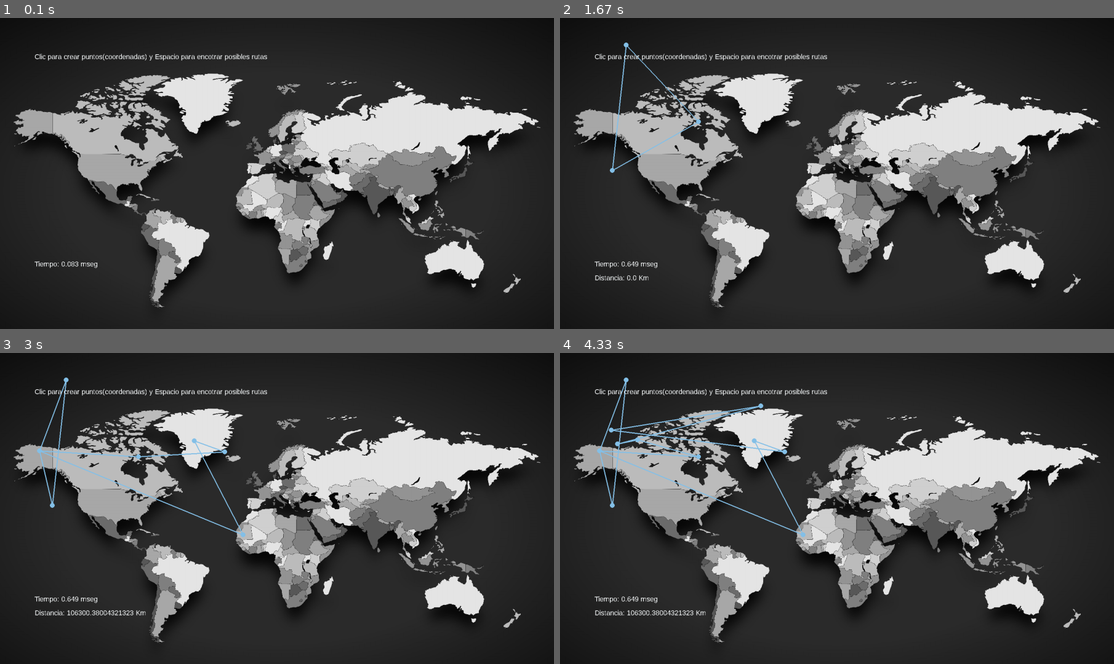
Above: before the commit, frames 1-4 (two rows, left to right).
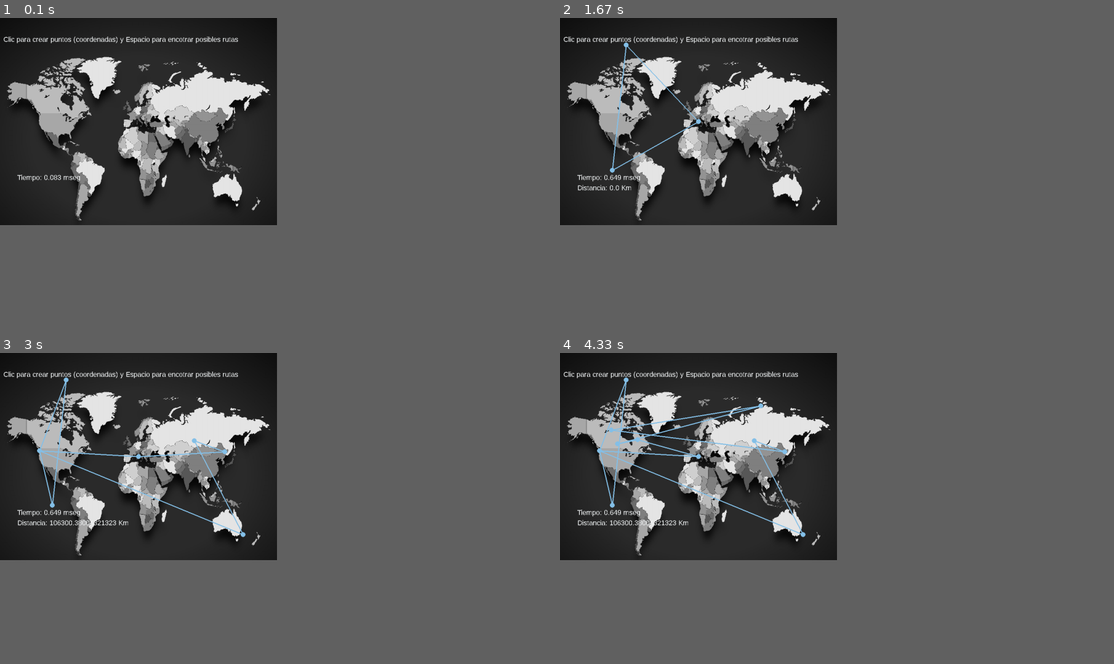
Above: after the commit, the same moments.

Repository: DiegoAlosilla/Simulated-Anneling-Pygame
Game: pygame game, started from main.py
Two runs of this game, one before a commit and one after it. Both use one fixed random seed, a clock stepped at 60 frames per second and the inputs below.
Inputs (mouse positions are in pixels of both pictures, inside the frame that each line leads up to):
- Up to frame 1 (0.1 s): no input
- Up to frame 2 (1.67 s): click (698, 120) at 0.38 s; tap Space at 0.67 s; click (609, 170) at 1.05 s; click (626, 42) at 1.38 s
- Up to frame 3 (3 s): tap Space at 1.73, 2.03 s; click (38, 449) at 1.75 s; click (243, 533) at 2.22 s; click (193, 440) at 2.55 s; click (227, 452) at 2.88 s
- Up to frame 4 (4.33 s): click (609, 430) at 3.22 s; click (759, 405) at 3.55 s; click (615, 443) at 3.88 s; click (637, 440) at 4.22 s
In our replay, the window is 900x506 before the commit and 450x337 after it. These sizes can differ from the game's own. Grey fills any space a smaller window leaves; there, only what the larger window draws over its background counts as a difference.

The runs differ from the first frame. In frame 1, 29% of the frame differs, in the area x 0-100%, y 0-94%; in frame 2, 29%; in frame 3, 29%; in frame 4, 29%.

Commit message:
cmabio en el tamano de la ventana

Diff:
--- a/main.py
+++ b/main.py
@@ -6,8 +6,8 @@
 
 #Inicializamos pygame
 pygame.init()
-size = (1600,900)
-sizeBackGrounbd = (1600,1000)
+size = (800,600)
+sizeBackGrounbd = (800,700)
 #Creamos una nueva ventana
 screen = pygame.display.set_mode(size)
 
@@ -104,10 +104,10 @@
         time = pygame.time.get_ticks()/1000
         if time_aux == time:
             time_aux+=1
-    screen.blit((fuente.render("Tiempo: "+str(time)+ " mseg",0,(240, 243, 244))),(100,700))
+    screen.blit((fuente.render("Tiempo: "+str(time)+ " mseg",0,(240, 243, 244))),(50,450))
     if flat:
-        screen.blit((fuente.render("Distancia: "+str(sa.points.get_distance())+ " Km",0,(240, 243, 244))),(100,740))
-    screen.blit((fuente.render("Clic para crear puntos(coordenadas) y Espacio para encotrar posibles rutas",0,(240, 243, 244))),(100,100))
+        screen.blit((fuente.render("Distancia: "+str(sa.points.get_distance())+ " Km",0,(240, 243, 244))),(50,480))
+    screen.blit((fuente.render("Clic para crear puntos (coordenadas) y Espacio para encotrar posibles rutas",0,(240, 243, 244))),(10,50))
     pygame.display.update()
     #Pinto el fondo
     pygame.display.flip()
